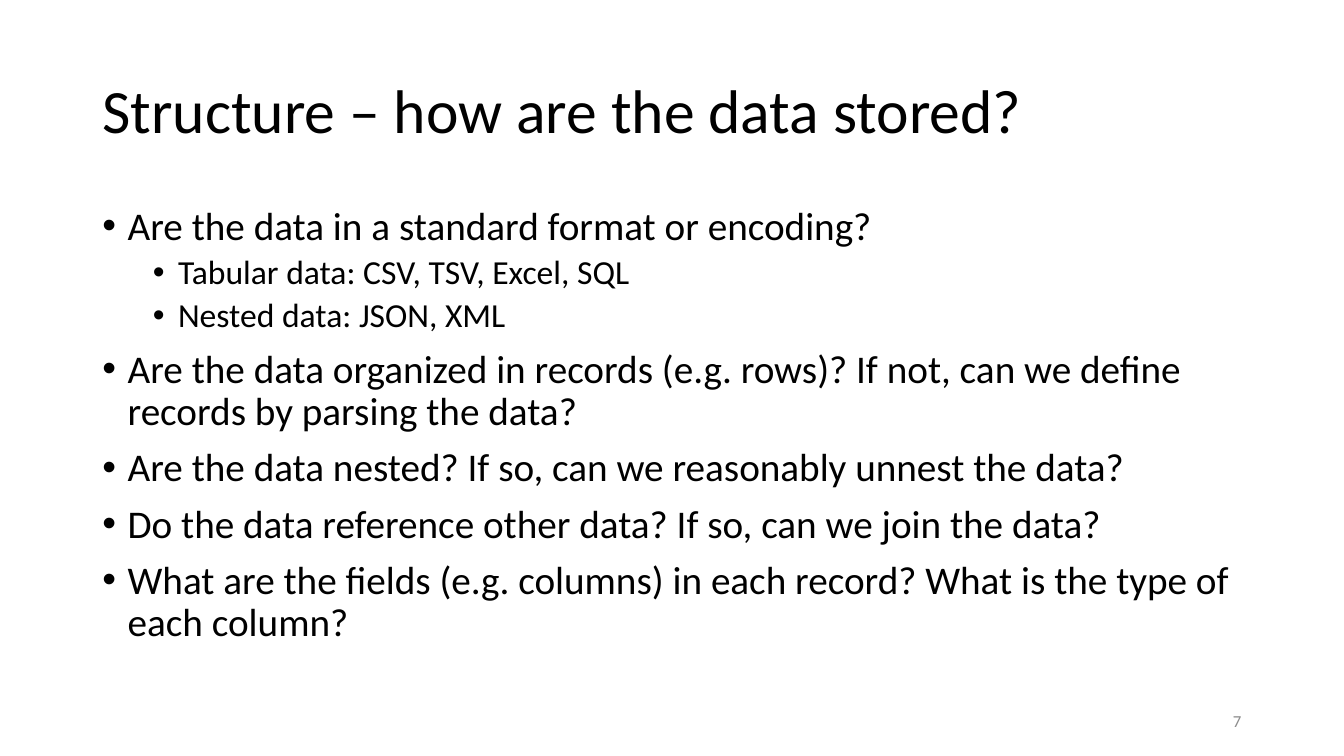
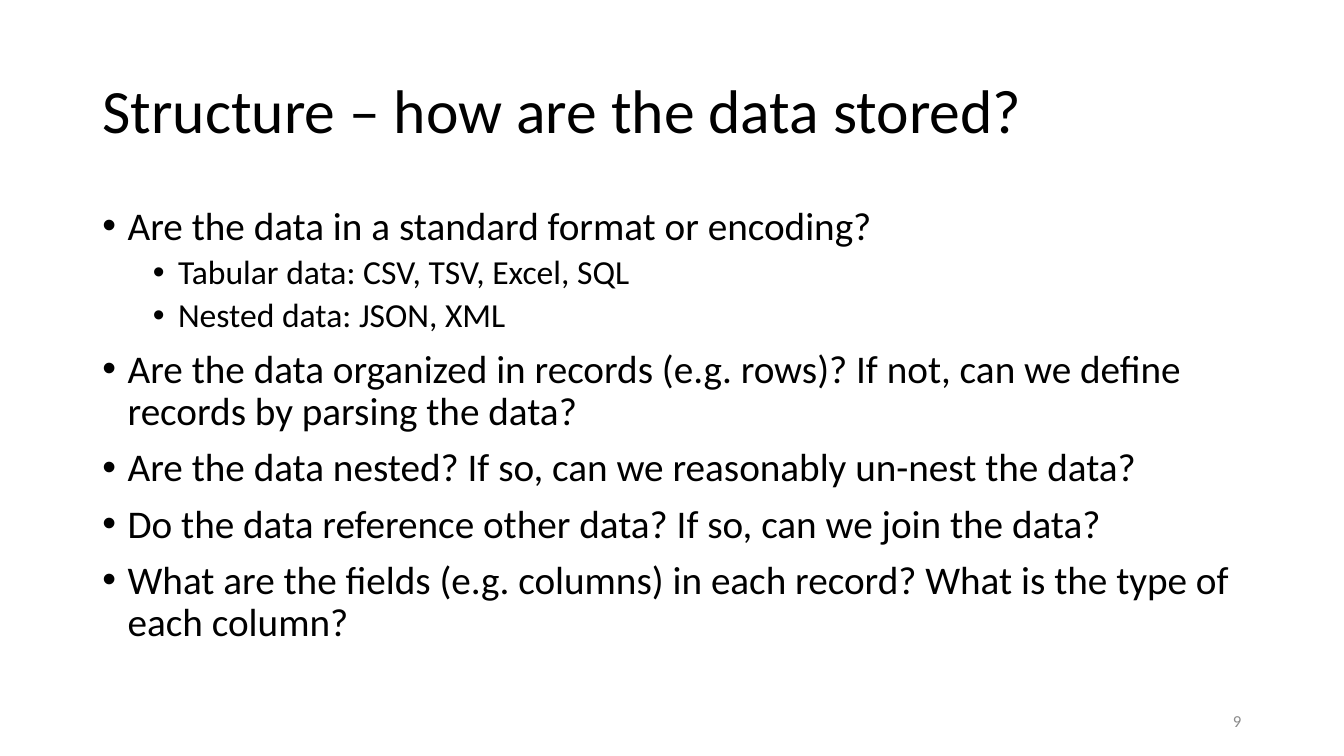
Before and after one commit to nickolasclarke/ER131, a slide deck: slide 9 of lecture/Lecture 06 Sept 17/6 Data Cleaning, EDA.pptx (slide 7 before the commit). Drawn at 1344x756 pixels with LibreOffice and Linux fonts; fonts in the diff are those of the drawing. Boxes give left, top, right and bottom in pixels: in the first picture for what was removed or moved away, otherwise in the second. Text is boxed around its words. In the diff, an @@ line names an element or a change of style, - is before the commit and + after.

```diff
--- a/lecture/Lecture 06 Sept 17/6 Data Cleaning, EDA.pptx
+++ b/lecture/Lecture 06 Sept 17/6 Data Cleaning, EDA.pptx
@@ text at (128,453,1136,488): text changed @@
-• Are the data nested? If so, can we reasonably unnest the data?
+• Are the data nested? If so, can we reasonably un-nest the data?
@@ page number at (1233,716,1241,727): text changed @@
-7
+9
```
Also in this commit, not shown: 3 slides added, 2 other files.
